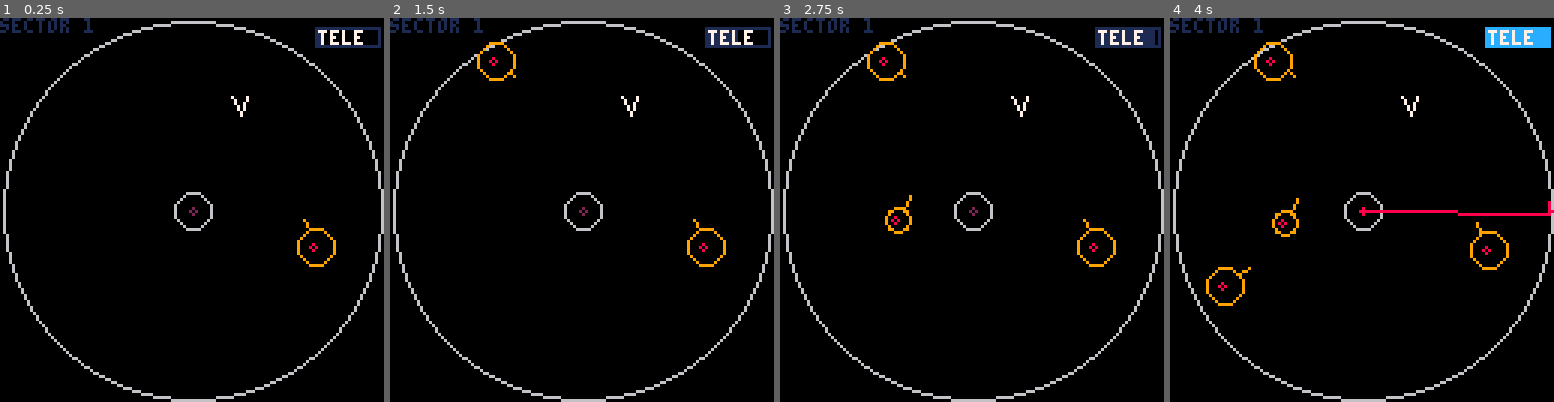
Above: before the commit, frames 1-4 (left to right).
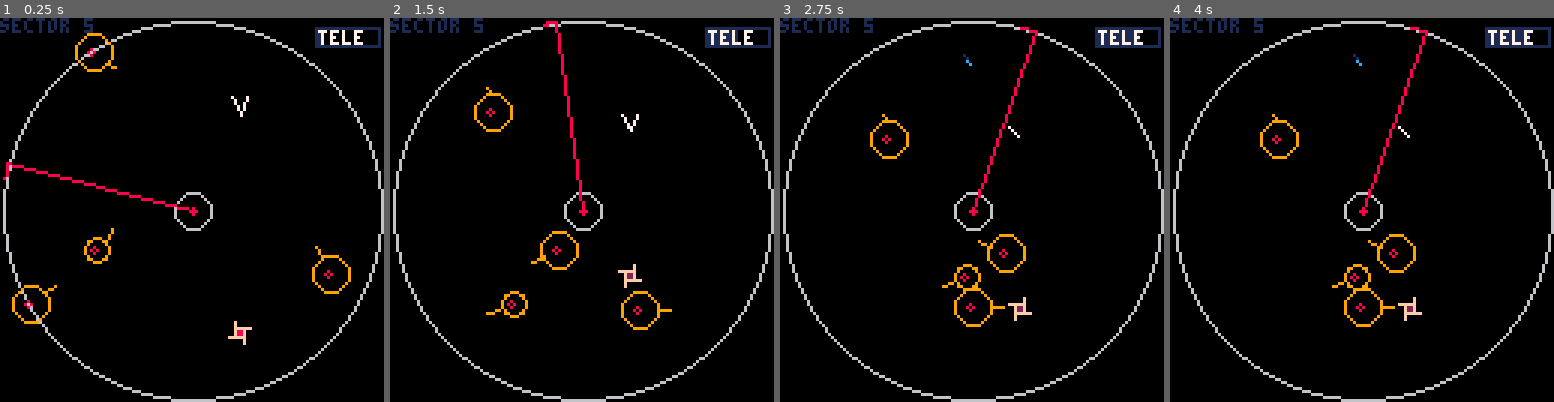
Above: after the commit, the same moments.

Repository: caseylabrack/laser
Game: PICO-8 cartridge laser.p8
The game is run twice, just before and just after one commit, with the same random seed, the same clock (stepped at 60 frames per second) and the same inputs.
Inputs:
- Up to frame 1 (0.25 s): no input
- Up to frame 2 (1.5 s): tap X (X key) at 0.33, 1.07 s; tap O (Z key) at 0.7 s
- Up to frame 3 (2.75 s): hold Right 1.6-2.1 s; tap O (Z key) at 1.7, 2.1, 2.5 s; tap X (X key) at 1.85 s; hold Up 2.15-2.42 s; hold Right from 2.47 s (still down)
- Up to frame 4 (4 s): tap O (Z key) at 2.9, 3.3, 3.7 s; tap X (X key) at 2.97 s; release Right at 3.03 s; hold Left 3.08-3.58 s; hold Down 3.63-3.97 s

The runs differ from the first frame. In frame 1, 1.8% of the frame differs, in the area x 0-92%, y 0-86%; in frame 2, 2.2%; in frame 3, 2.4%; in frame 4, 3.7%, in the area x 9-100%, y 0-81%.

Commit message:
homing bombs nicer, and invincible

Diff:
--- a/laser.p8
+++ b/laser.p8
@@ -7,20 +7,20 @@
 p = {x=80,y=30,dx=0,dy=0,
 					a=.75,t=.25,rt=.05,r=3,
 					friction=.92,hop=25,charge=0,fullcharge=90,
-					enabled=true,controllable=false,alive=true,
+					enabled=true,controllable=true,alive=true,
 					thrusting=false}
 ps= {} --player death particles
 lz= {} --lasers
 zs= {} --safe zones
 hs= {} --homing bombs
 as= {} --animations (coroutines)
-b = {x=0,y=0,a=0,r=1,speed=5,enabled=false}
+b = {x=0,y=0,dx,dy,a=0,r=1,speed=5,enabled=false}
 w = {enabled=false,start=0,duration=100,r=0}
 inner = {x=64,y=64,r=6}
 outer = {x=64,y=64,r=63}
 maxrspeed=2
 minrspeed=.5
-lvl=1
+lvl=5
 lives=3
 passes={}
 log = ""
@@ -32,9 +32,9 @@
 scoreboxes={{0,0},{7,0},{14,0},{21,0}}
 
 function _init()
---lvls[lvl]()
-	local a=cocreate(lvls2[lvl])
-	add(as,a)
+lvls[lvl]()
+--	local a=cocreate(lvls2[lvl])
+--	add(as,a)
 end
 
 function _update()
@@ -56,7 +56,7 @@
 -- safe zones
 for z in all(zs) do
 	if z.shrinking then
-		z.t-=.25--z.speed
+		z.t-=z.speed
 		if z.t<2 then
 			z.a=rnd(1)
 			z.x=64+cos(z.a)*63
@@ -70,9 +70,16 @@
 
 --homing bomb move
 for h in all(hs) do
-	local a=atan2(p.x-h.x,p.y-h.y)
-	h.dx+=cos(a)*h.t
-	h.dy+=sin(a)*h.t
+	if h.enabled then
+		local a=atan2(p.x-h.x,p.y-h.y)
+		h.dx+=cos(a)*h.t
+		h.dy+=sin(a)*h.t
+		h.frametick+=1
+	else
+		h.timer-=1
+		if h.timer<0 then h.enabled=true end
+		sfx(3)
+	end
 	h.dx*=.97
 	h.dy*=.97
 	h.x+=h.dx
@@ -113,6 +120,7 @@
 	if btn(❎) and not b.enabled then
 		b.enabled=true
 		b.x=p.x b.y=p.y b.a=p.a
+		b.dx=cos(b.a)*b.speed b.dy=sin(b.a)*b.speed
 	end
 end
 p.x=p.x+p.dx
@@ -145,6 +153,7 @@
 --player vs. homing bombs
 for h in all(hs) do
 	if touching(p,h) then
+--		died()
 		gameover=true
 		_update=function() end
 	end
@@ -162,8 +171,8 @@
 			if touching(p,{x=64+cos(l.a)*d,y=64+sin(l.a)*d,r=0}) then
 				p.enabled=false
 				add(ps,{x1=p.x,y1=p.y,x2=p.x+3,y2=p.y+3})
-	--			gameover=true
-	--			_update=function() end
+					gameover=true
+					_update=function() end
 			end
 		end
 	end
@@ -204,9 +213,9 @@
 	local x1=b.x
 	local y1=b.y
 	for i=1,10 do
-		b.x=x1+cos(b.a)*b.speed*i/10
-		b.y=y1+sin(b.a)*b.speed*i/10
-		for v in all(rs) do
+		b.x=x1+b.dx*i/10
+		b.y=y1+b.dy*i/10
+		for v in all(rs) do --roids
 			if touching(b,v) then
 				b.enabled=false
 				v.r-=1
@@ -214,10 +223,13 @@
 				goto donebullet
 			end
 		end
-		for h in all(hs) do
+		for h in all(hs) do --homing
 			if touching(h,b) then
 				b.enabled=false
-				del(hs,h)
+				h.enabled=false
+				h.timer=60
+				h.dx+=b.dx/4
+				h.dy+=b.dy/4
 				goto donebullet
 			end
 		end
@@ -234,8 +246,16 @@
 ::donebullet::
 
 --level win
-if #rs==0 and #hs==0 and not transitioning then
-	nxtlvl()
+if #rs==0 and not transitioning then
+--	nxtlvl()
+	p.x=64 p.y=30
+
+	lz={}
+	zs={}
+	hs={}
+	add(passes,true)
+	lvl+=1
+	lvls[lvl]()
 end
 end
 
@@ -251,6 +271,29 @@
 	add(as,a)
 end
 
+function clearlvl()
+	p.x=64 p.y=30
+	lz={}
+	zs={}
+	hs={}
+	rs={}
+end
+
+function died()
+	clearlvl()
+	loadlvl()
+end
+
+function beatlvl()
+	clearlvl()
+	lvl+=1
+	loadlvl()
+end
+
+function loadlvl()
+
+end
+
 function _draw()
 cls()
 
@@ -263,7 +306,9 @@
 
 --homing bombs
 for h in all(hs) do
-	spr((flr(tick%8)/4)+13,h.x-4,h.y-4)
+	if not h.enabled then pal(8,2) end
+	spr((flr(h.frametick%8)/2)+16,h.x-4,h.y-4)
+	pal()
 end
 
 --safe zone
@@ -278,8 +323,10 @@
 
 --laser
 for l in all(lz) do
-	if rnd(1)>.33 then
-	line(64,64,l.x,l.y,8)
+	if rnd(1)>.1 then
+		line(64,64,l.x,l.y,8)
+	else
+		line(64,64,l.x,l.y,7)
 --		circfill(l.x,l.y,rnd(3),8)
 	end
 end
@@ -417,23 +464,30 @@
 	add(lz,{a=0,x=0,y=0,speed=.005})
 end
 lvls[5]=function()
-	local h={x=80,y=64+rnd(64),r=6,dx=0,dy=0,t=.1}
+	spawnbomb()
+	for i=1,4 do spawnroid() end
+	add(lz,{a=.5,x=0,y=0,speed=.005})
+end
+lvls[6]=function()
+	spawnbomb()
+	for i=1,7 do spawnroid() end
 	add(hs,h)
 	add(lz,{a=.5,x=0,y=0,speed=.005})
 end
-lvls[6]=function()
-	local h={x=80,y=64+rnd(64),r=6,dx=0,dy=0,t=.1}
-	for i=1,4 do spawnroid() end
-	add(hs,h)
-	add(lz,{a=.5,x=0,y=0,speed=.005})
-end
 
 function spawnzone()
-	local z = {a=0,r=32,x=0,y=0,t=32,shrinking=false,speed=1}
+	local z = {a=0,r=32,x=0,y=0,t=32,shrinking=false,speed=.25}
 	z.a=rnd(1)
 	z.x=64+cos(z.a)*63
 	z.y=64+sin(z.a)*63
 	add(zs,z)
+end
+
+function spawnbomb()
+	add(hs,{x=80,y=64+rnd(64),
+	r=3,dx=0,dy=0,t=.1,
+	enabled=true,timer=0,
+	frametick=0})
 end
 
 function spawnroid()
@@ -464,11 +518,11 @@
 		r=3+rnd(8-3),
 		dx=dx,
 		dy=dy,
-		enabled=false
+		enabled=true
 --			dx=rnd(2)-1,
 --			dy=rnd(2)-1
 	})
-	sfx(1)
+--	sfx(1)
 end
 -->8
 --modes
@@ -544,14 +598,14 @@
 0070070066dddd660008000000eeee0000eeee002022220220222202020000200202202002022020666666666666666666666666eeeeee0000eeeee000000000
 0000000006666660000000000e0000e00e0000e002022020020220200020020000200200002002000000000000000000000000000000ee0000ee000000000000
 00000000006dd600000000000000000000000000002002000020020000000000000000000000000000000000000000000000000000000e00000e000000000000
-00e00000000e00000000e00000000e00000000000000000000000000000000000000000000000000000000000000000000000000000000000000000000000000
-00e00000000e00000000e00000000e00000000000000000000000000000000000000000000000000000000000000000000000000000000000000000000000000
-00eeeeee00eeee0000eeee00eeeeee00000000000000000000000000000000000000000000000000000000000000000000000000000000000000000000000000
-00e00e0000e00eeeeee00e0000e00e00000000000000000000000000000000000000000000000000000000000000000000000000000000000000000000000000
-00e00e00eee00e0000e00eee00e00e00000000000000000000000000000000000000000000000000000000000000000000000000000000000000000000000000
-eeeeee0000eeee0000eeee0000eeeeee000000000000000000000000000000000000000000000000000000000000000000000000000000000000000000000000
-00000e000000e000000e000000e00000000000000000000000000000000000000000000000000000000000000000000000000000000000000000000000000000
-00000e000000e000000e000000e00000000000000000000000000000000000000000000000000000000000000000000000000000000000000000000000000000
+00f00000000f00000000f00000000f00000000000000000000000000000000000000000000000000000000000000000000000000000000000000000000000000
+00f00000000f00000000f00000000f00000000000000000000000000000000000000000000000000000000000000000000000000000000000000000000000000
+00ffffff00ffff0000ffff00ffffff00000000000000000000000000000000000000000000000000000000000000000000000000000000000000000000000000
+00f88f0000f88ffffff88f0000f88f00000000000000000000000000000000000000000000000000000000000000000000000000000000000000000000000000
+00f88f00fff88f0000f88fff00f88f00000000000000000000000000000000000000000000000000000000000000000000000000000000000000000000000000
+ffffff0000ffff0000ffff0000ffffff000000000000000000000000000000000000000000000000000000000000000000000000000000000000000000000000
+00000f000000f000000f000000f00000000000000000000000000000000000000000000000000000000000000000000000000000000000000000000000000000
+00000f000000f000000f000000f00000000000000000000000000000000000000000000000000000000000000000000000000000000000000000000000000000
 00000000000000000000000000000000000000000000000000000000000000000000000000000000000000000000000000000000000000000000000000000000
 05555500088888000000000000000000000000000000000000000000000000000000000000000000000000000000000000000000000000000000000000000000
 55050550880808800000000000000000000000000000000000000000000000000000000000000000000000000000000000000000000000000000000000000000
Not shown, changed: the sound effects (__sfx__) section of laser.p8
